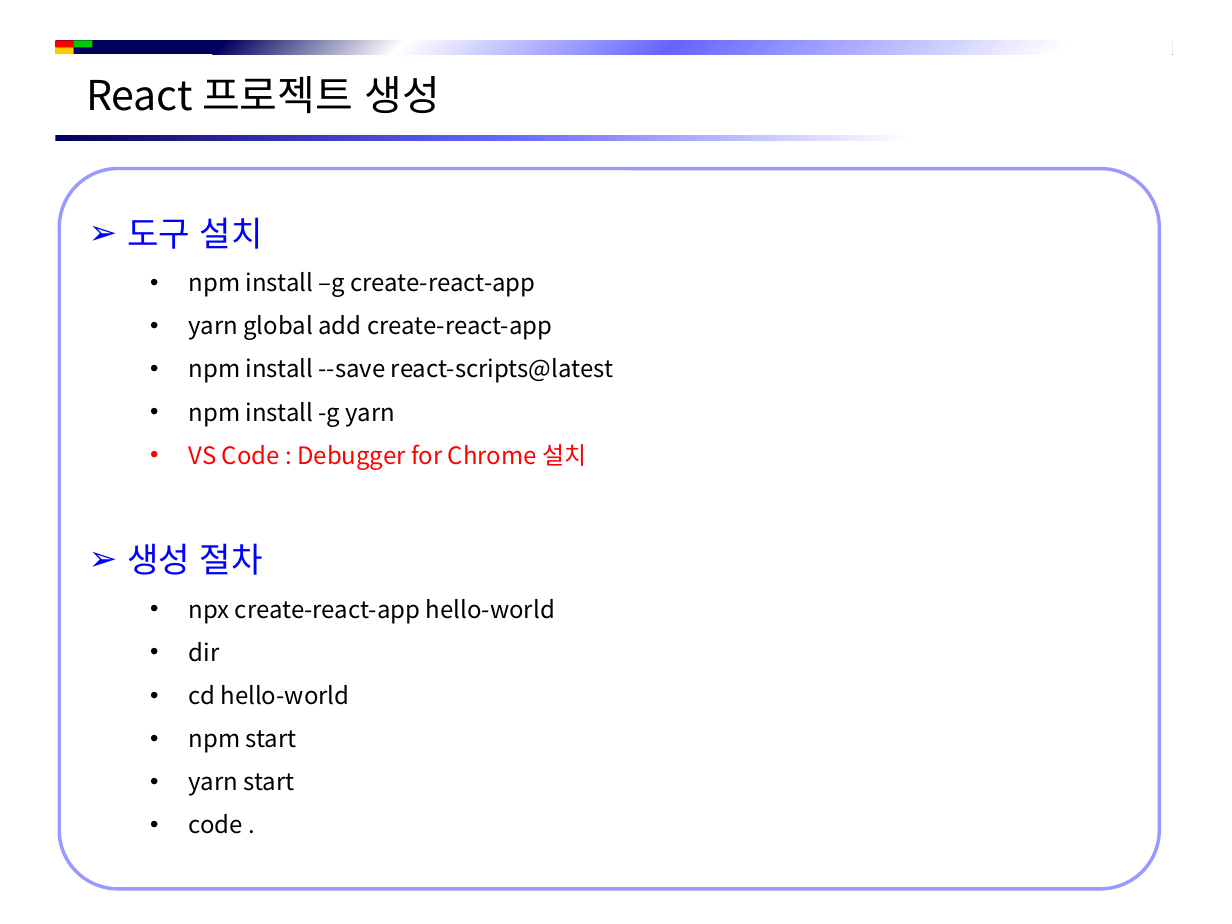
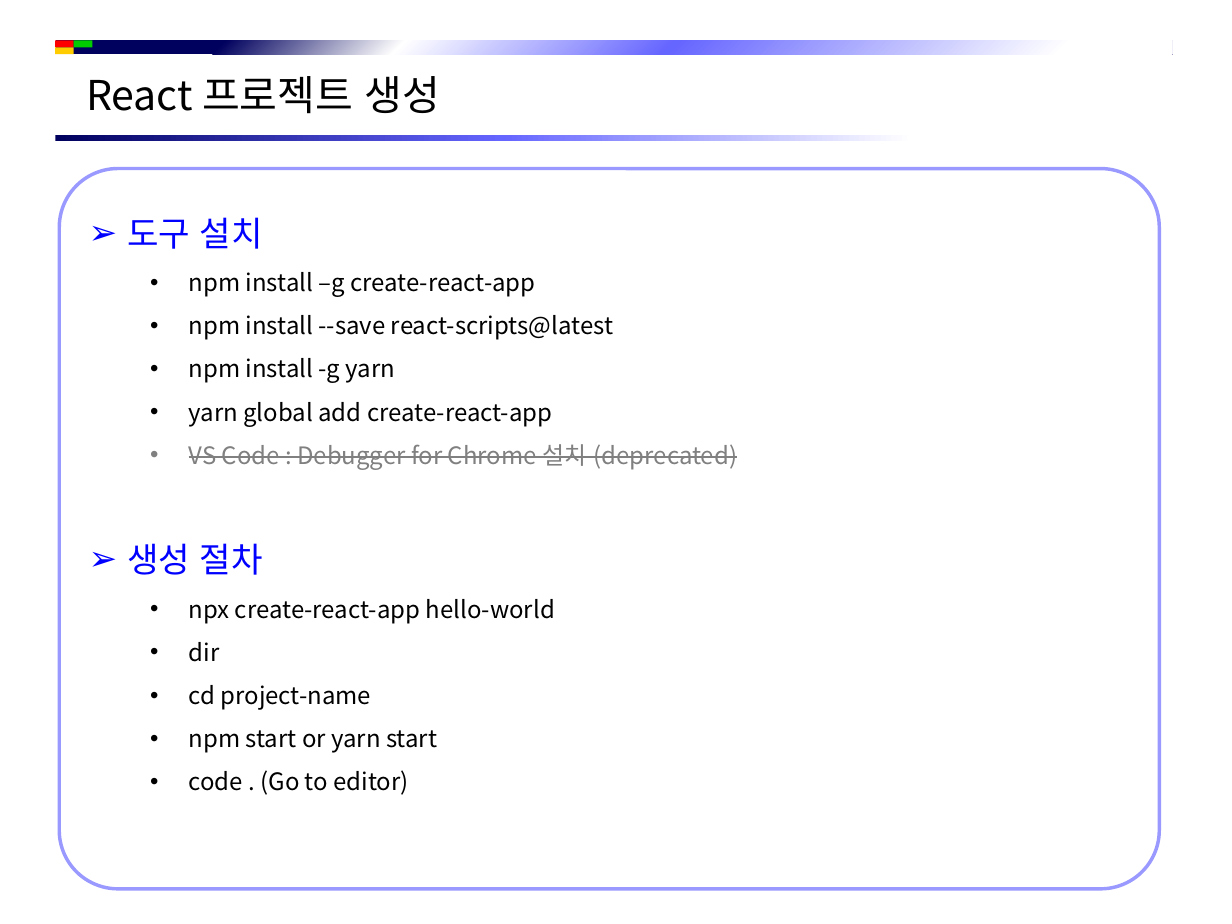
Before and after one commit to jsh-1235/Document, a slide deck: slide 8 of Front-End/React/React 시작하기.pptx. Drawn at 1232x924 pixels with LibreOffice and Linux fonts; fonts in the diff are those of the drawing; background and template pictures are left out. Boxes give left, top, right and bottom in pixels: in the first picture for what was removed or moved away, otherwise in the second. Text is boxed around its words. In the diff, an @@ line names an element or a change of style, - is before the commit and + after.

```diff
--- a/Front-End/React/React 시작하기.pptx
+++ b/Front-End/React/React 시작하기.pptx
@@ text in rounded rectangle at [189, 315, 552, 340]: paragraph removed @@
-  • yarn global add create-react-app
@@ text in rounded rectangle at [189, 402, 738, 470]: text changed; text colour #FF0000 to #808080 @@
-  • VS Code : Debugger for Chrome 설치
+  • yarn global add create-react-app
+  • VS Code : Debugger for Chrome 설치 (deprecated)
@@ text in rounded rectangle at [189, 685, 437, 795]: text changed @@
-  • cd hello-world
-  • npm start
-  • yarn start
-  • code .
+  • cd project-name
+  • npm start or yarn start
+  • code . (Go to editor)
```
Also in this commit, not shown: 4 other slides changed, 1 slide added, 6 other files.
